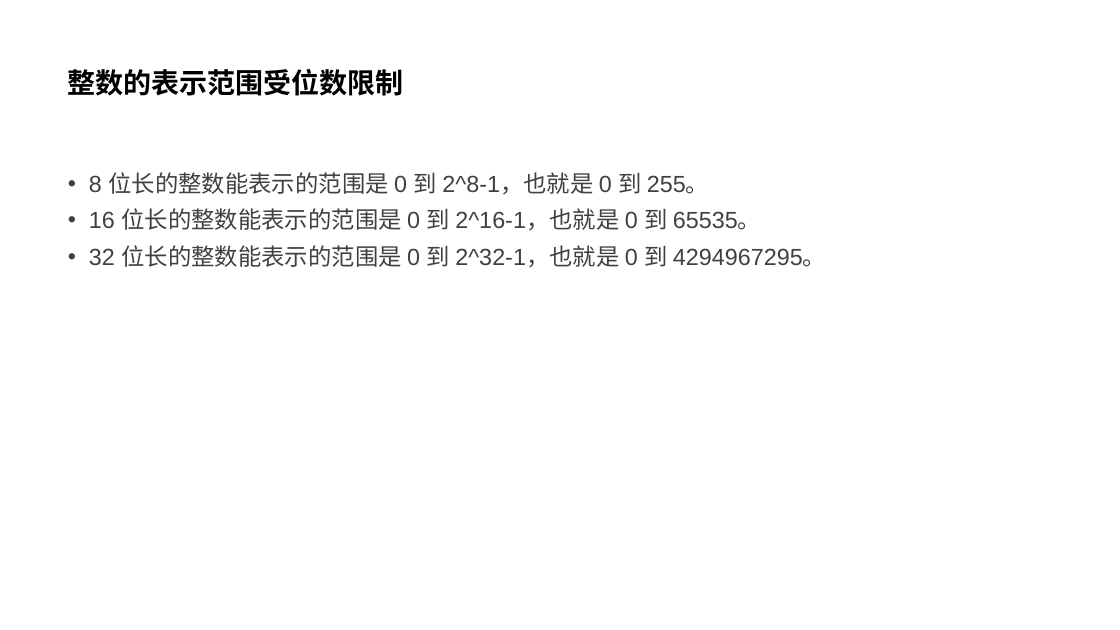
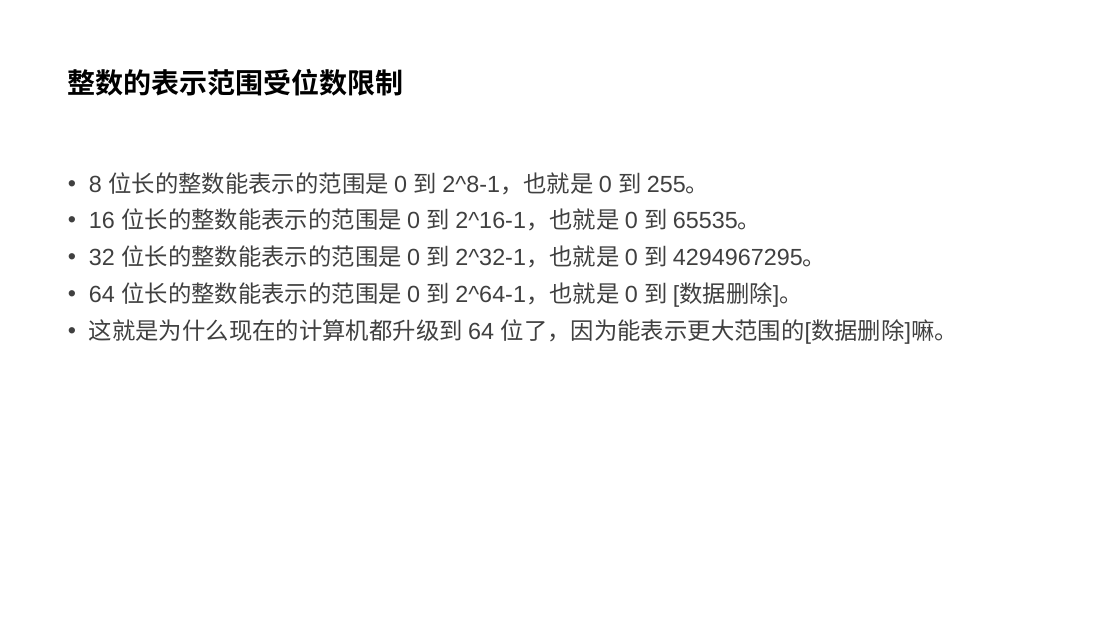
Before and after one commit to parallel101/course, a slide deck: slide 6 of 12/slides.pptx (slide 5 before the commit). Drawn at 1120x630 pixels with LibreOffice and Linux fonts; fonts in the diff are those of the drawing. Boxes give left, top, right and bottom in pixels: in the first picture for what was removed or moved away, otherwise in the second. Text is boxed around its words. In the diff, an @@ line names an element or a change of style, - is before the commit and + after.

```diff
--- a/12/slides.pptx
+++ b/12/slides.pptx
@@ text at (89, 282, 958, 344): paragraphs added @@
+• 64 位长的整数能表示的范围是 0 到 2^64-1，也就是 0 到 [数据删除]。
+• 这就是为什么现在的计算机都升级到 64 位了，因为能表示更大范围的[数据删除]嘛。
```
Also in this commit, not shown: 3 other slides changed, 37 slides added, 44 other files.
